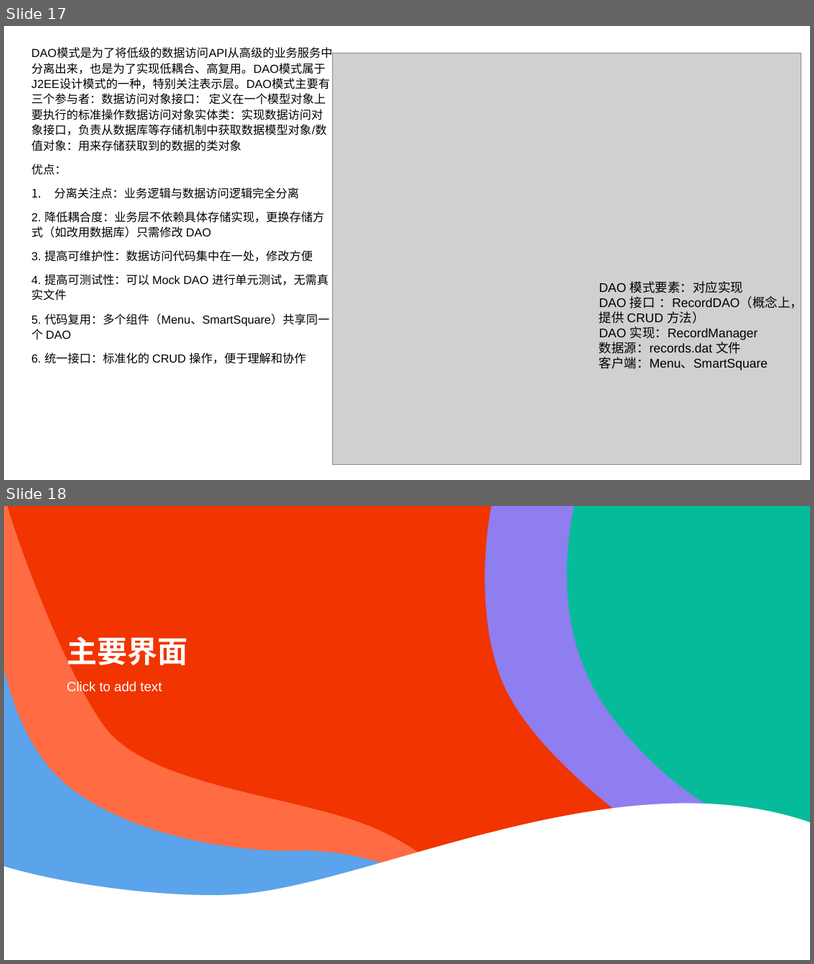
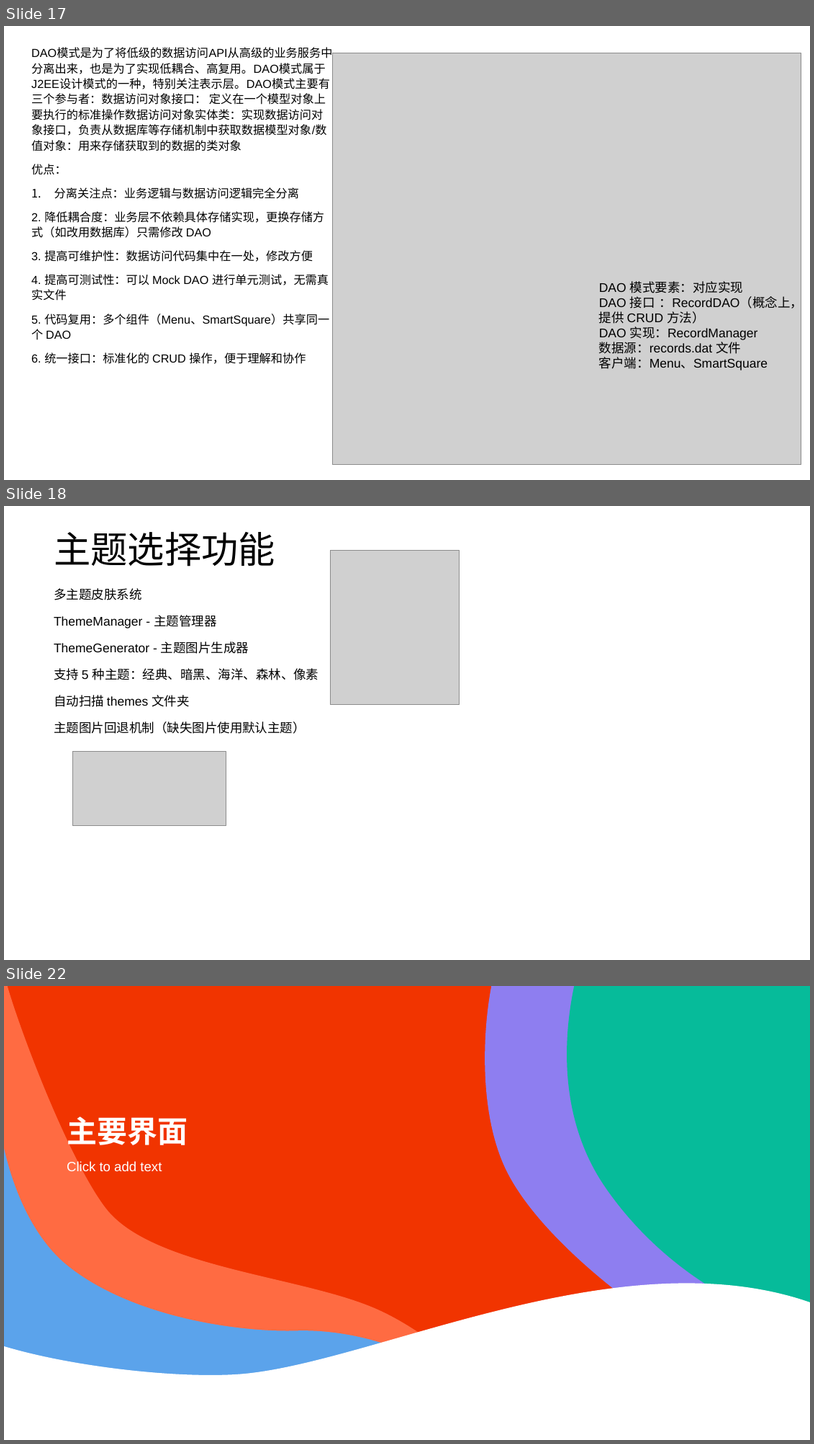
Before and after one commit to wzc506/mineswapper, a slide deck: uml.pptx. Shown one above the other, each under a label of ours: slides 17 and 18 before the commit, slides 17, 18 and 22 after it; the slides between them are not shown. The pictures are 814x964 and 814x1444 pixels, drawn with LibreOffice and Linux fonts; fonts in the diff are those of the drawing; grey boxes stand for pictures. Boxes give left, top, right and bottom in pixels: in the first picture for what was removed or moved away, otherwise in the second. Text is boxed around its words. In the diff, an @@ line names an element or a change of style, - is before the commit and + after.

```diff
--- a/uml.pptx
+++ b/uml.pptx
@@ slide 18 added at (4,506,810,960), background #FFFFFF @@
@@ title added at (54,532,275,566), 44 pt, text #000000 @@
+主题选择功能
@@ picture added at (331,550,460,705) @@
@@ text added at (54,588,319,734), 15 pt, text #000000 @@
+多主题皮肤系统
+ThemeManager - 主题管理器
+ThemeGenerator - 主题图片生成器
+支持 5 种主题：经典、暗黑、海洋、森林、像素
+自动扫描 themes 文件夹
+主题图片回退机制（缺失图片使用默认主题）
@@ picture added at (73,751,226,826) @@
@@ what was slide 18 is now slide 22 @@
```
Also in this commit, not shown: 3 other slides added, 35 other files.
